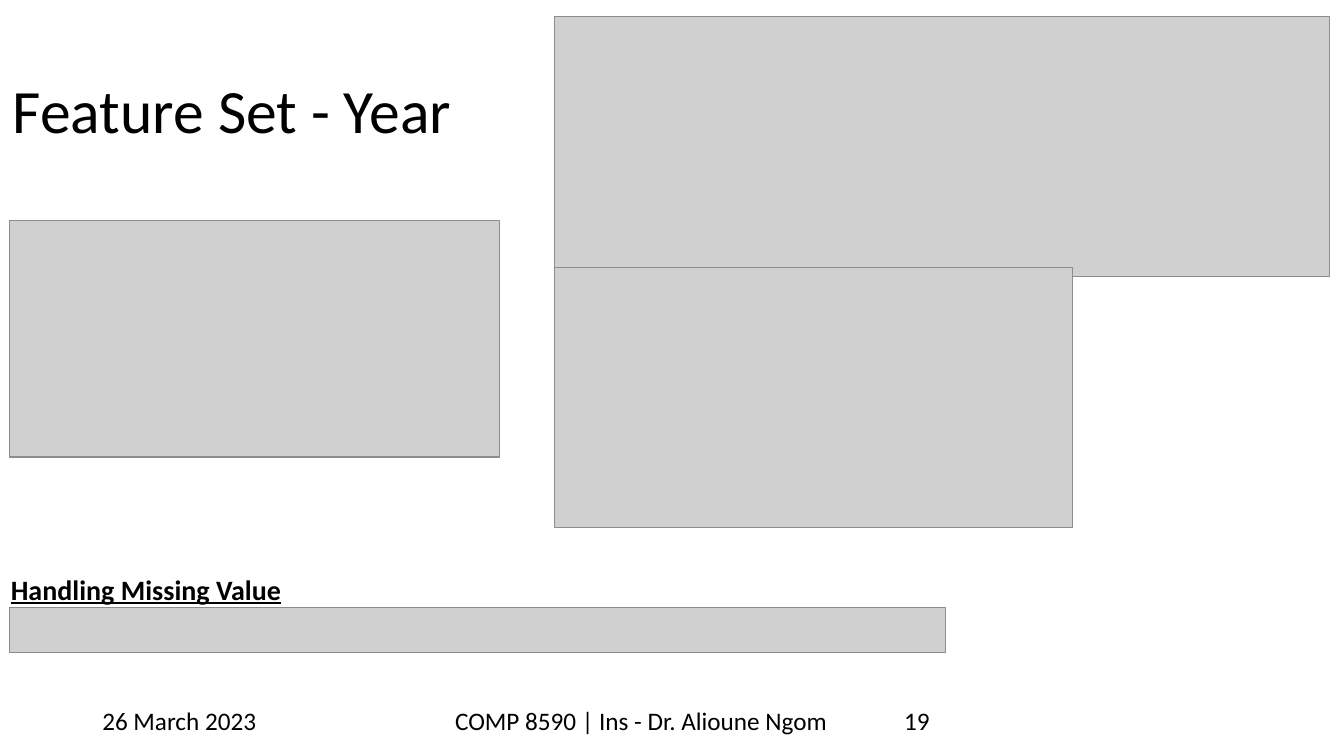
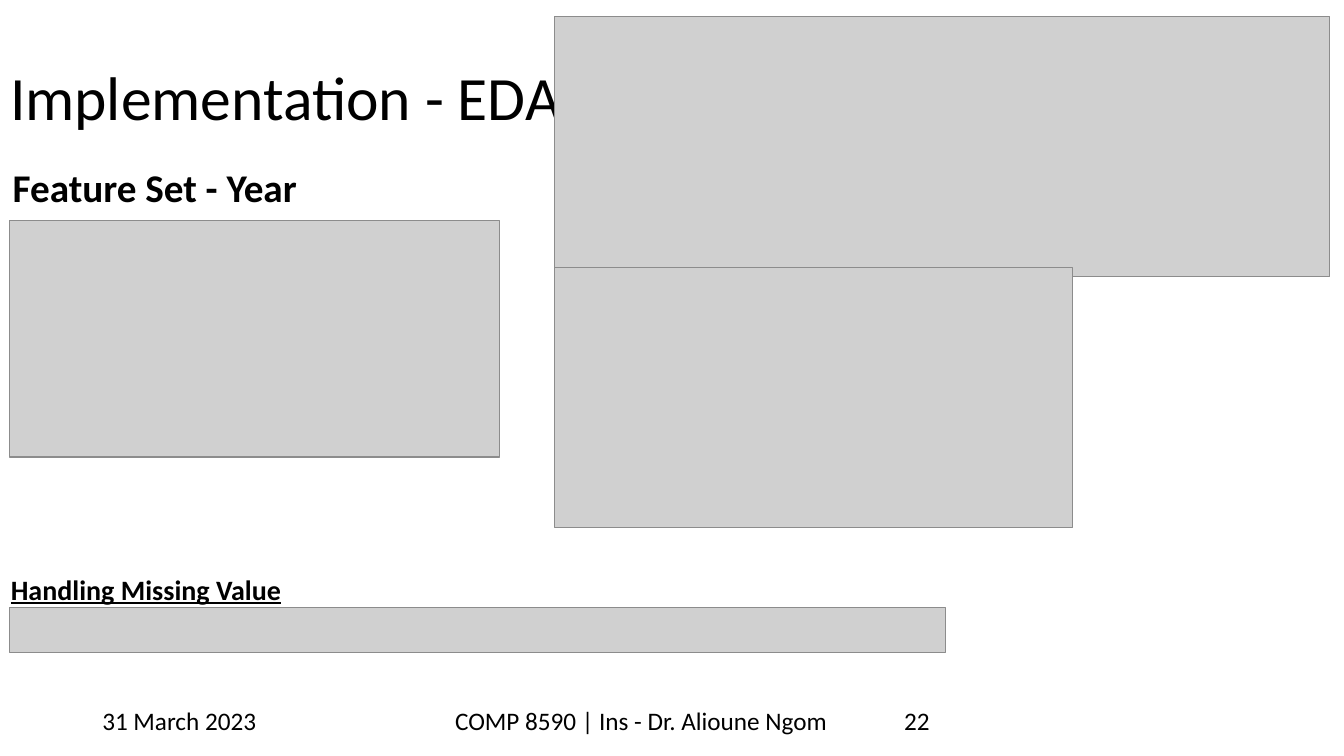
Before and after one commit to mayankkom-dev/stats_final_proj, a slide deck: slide 22 of uwindsortemp_yellowstripe_widescreen (1).pptx (slide 19 before the commit). Drawn at 1344x756 pixels with LibreOffice and Linux fonts; fonts in the diff are those of the drawing; grey boxes stand for pictures; background and template pictures are left out. Boxes give left, top, right and bottom in pixels: in the first picture for what was removed or moved away, otherwise in the second. Text is boxed around its words. In the diff, an @@ line names an element or a change of style, - is before the commit and + after.

```diff
--- a/uwindsortemp_yellowstripe_widescreen (1).pptx
+++ b/uwindsortemp_yellowstripe_widescreen (1).pptx
@@ text added at box(10, 69, 561, 135), 44 pt, text #000000 @@
+Implementation - EDA
@@ text "Feature Set - Year": place and size @@
-text "Feature Set - Year" at box(13, 93, 451, 134)
+text "Feature Set - Year" at box(13, 176, 297, 203)
@@ text "Feature Set - Year" at box(13, 176, 297, 203): size 44 to 28 pt, bold on; line spacing 0.9 to 1; vertical alignment middle to top @@
@@ text at box(102, 712, 256, 730): text changed @@
-26 March 2023
+31 March 2023
@@ page number at box(904, 713, 930, 730): text changed @@
-19
+22
```
Also in this commit, not shown: 29 other slides changed, 6 slides added, 2 slides removed.
